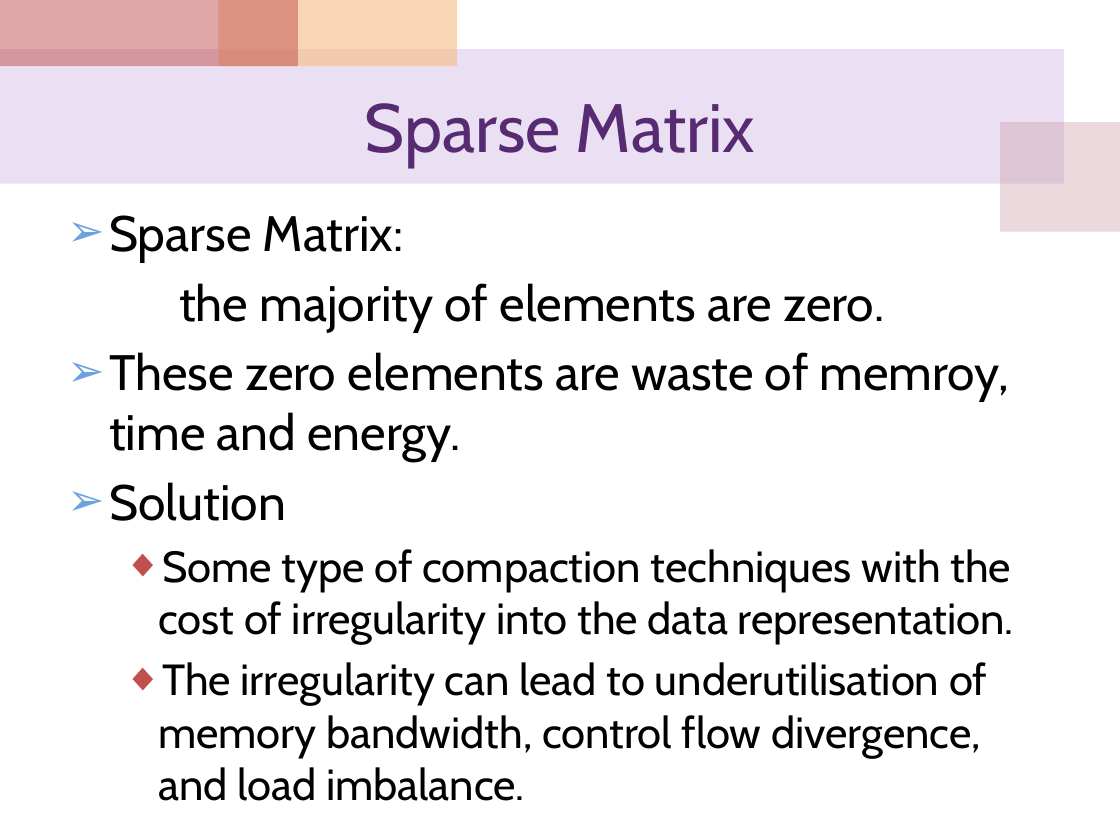
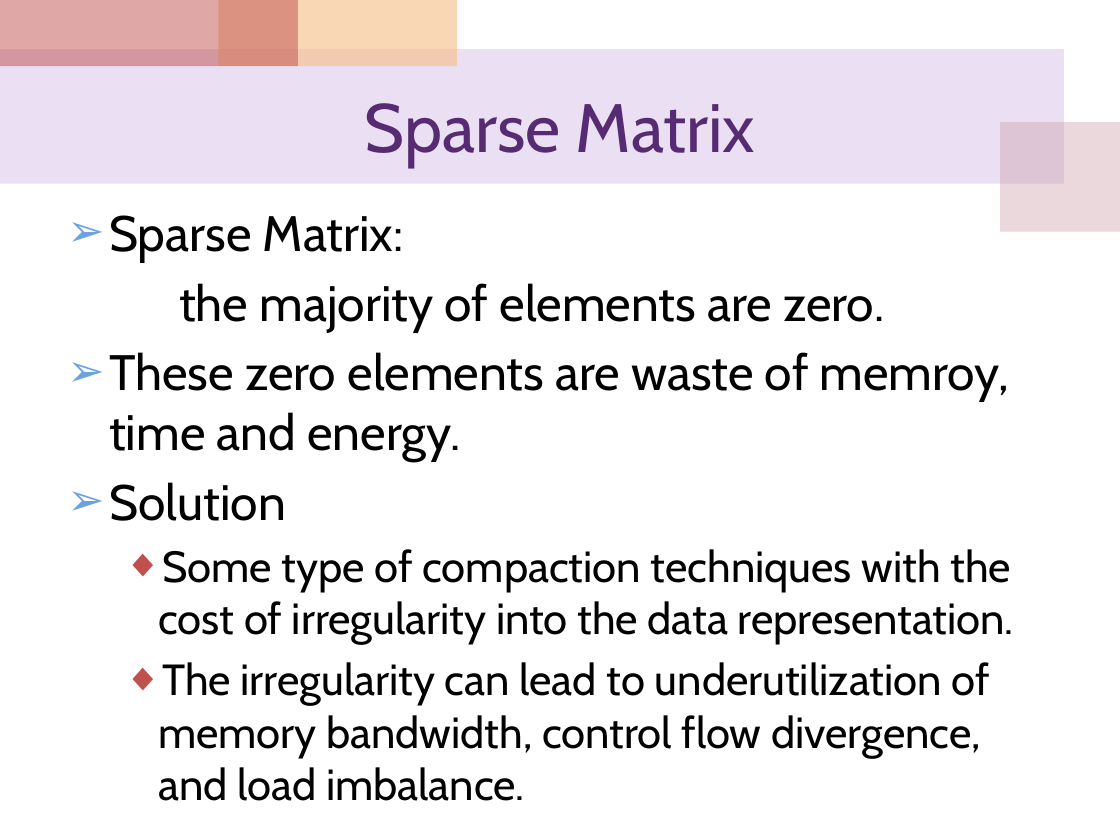
Before and after one commit to cocojk/major, a slide deck: slide 2 of gpu/EE817 Lecture 13 Sparse Matrix-Vector Multiplication.pptx. Drawn at 1120x840 pixels with LibreOffice and Linux fonts; fonts in the diff are those of the drawing. Boxes give left, top, right and bottom in pixels: in the first picture for what was removed or moved away, otherwise in the second. Text is boxed around its words. In the diff, an @@ line names an element or a change of style, - is before the commit and + after.

```diff
--- a/gpu/EE817 Lecture 13 Sparse Matrix-Vector Multiplication.pptx
+++ b/gpu/EE817 Lecture 13 Sparse Matrix-Vector Multiplication.pptx
@@ text at (158,662,990,801): text changed @@
-  ◆ The irregularity can lead to underutilisation of memory bandwidth, control flow divergence, and load imbalance.
+  ◆ The irregularity can lead to underutilization of memory bandwidth, control flow divergence, and load imbalance.
```
Also in this commit, not shown: 6 other slides changed, 28 other files.
